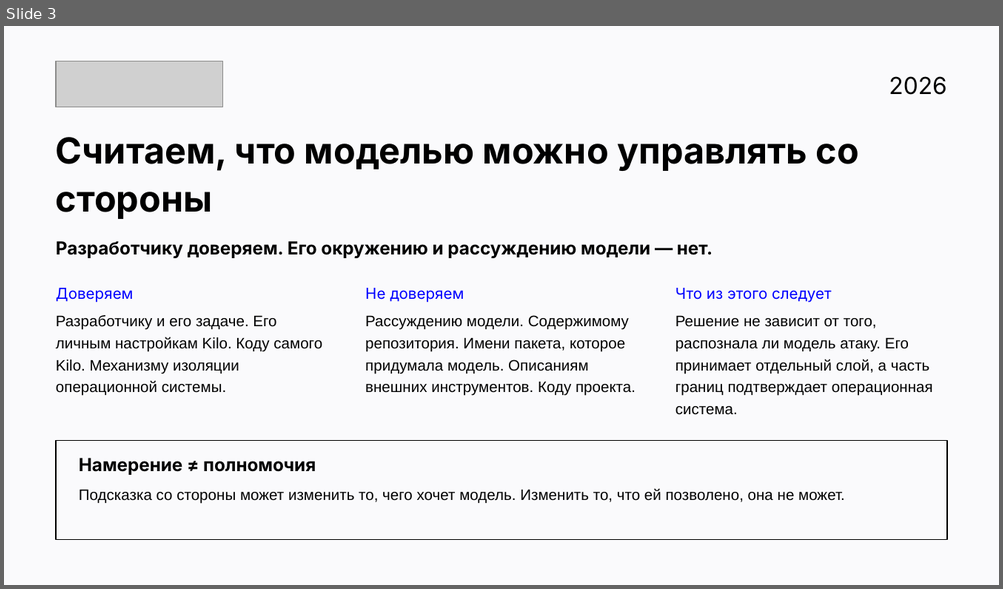
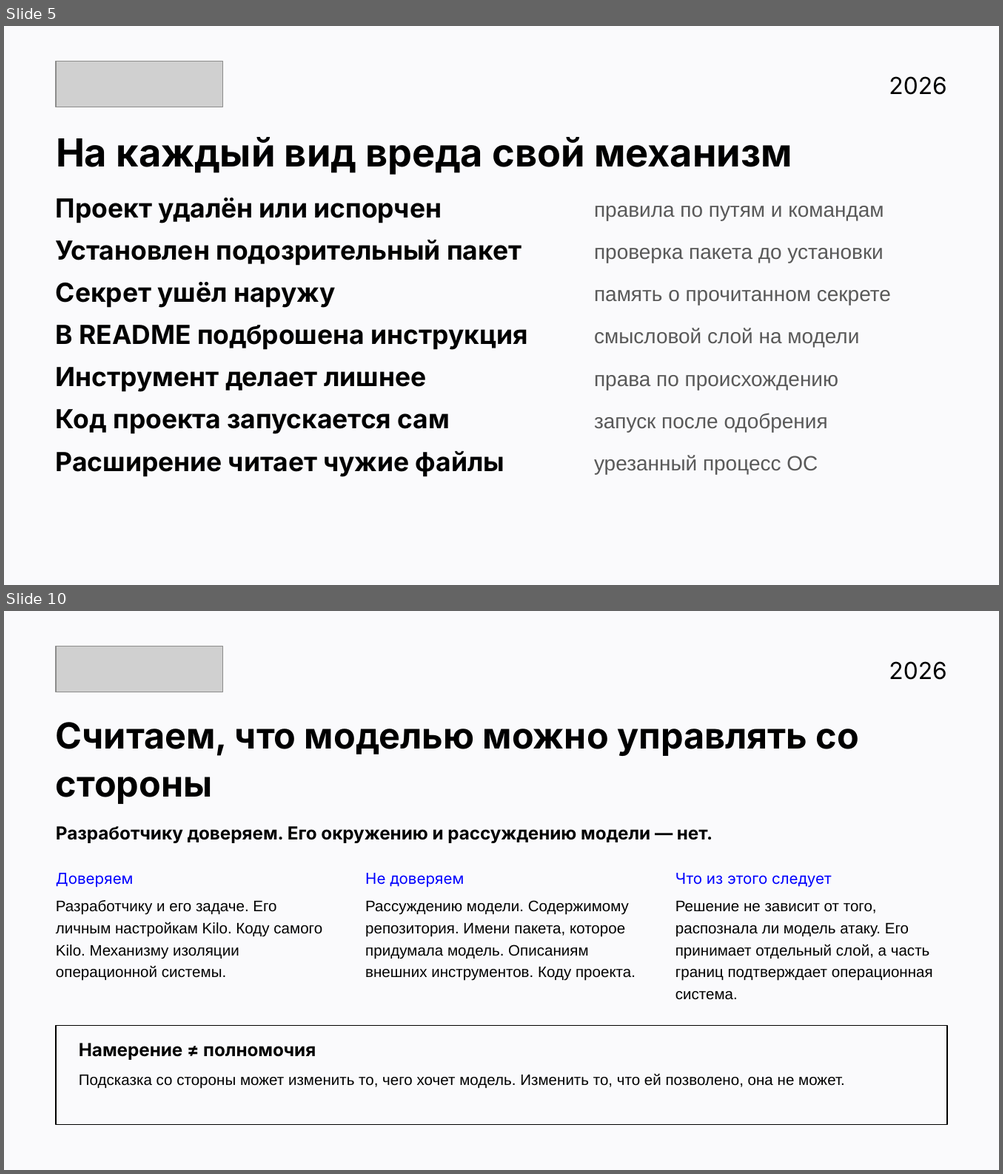
Before and after one commit to v0ropaev/kilocode, a slide deck: submission/Security-Auto-ATH.pptx. Shown one above the other, each under a label of ours: slide 3 before the commit, slides 5 and 10 after it; the slides between them are not shown. The pictures are 1003x589 and 1003x1174 pixels, drawn with LibreOffice and Linux fonts; fonts in the diff are those of the drawing; grey boxes stand for pictures. Boxes give left, top, right and bottom in pixels: in the first picture for what was removed or moved away, otherwise in the second. Text is boxed around its words. In the diff, an @@ line names an element or a change of style, - is before the commit and + after.

```diff
--- a/submission/Security-Auto-ATH.pptx
+++ b/submission/Security-Auto-ATH.pptx
@@ slide 5 added at [4, 26, 999, 585], background #FFFFFF @@
@@ picture added at [56, 61, 223, 107] @@
@@ text added at [888, 76, 946, 95], 17 pt, text #000000 @@
+2026
@@ text added at [56, 137, 791, 175], 28 pt, text #000000, bold @@
+На каждый вид вреда свой механизм
@@ text added at [56, 198, 441, 224], 19 pt, text #000000, bold @@
+Проект удалён или испорчен
@@ text added at [594, 206, 883, 221], 15 pt, text #595959 @@
+правила по путям и командам
@@ text added at [56, 240, 521, 266], 19 pt, text #000000, bold @@
+Установлен подозрительный пакет
@@ text added at [594, 248, 882, 263], 15 pt, text #595959 @@
+проверка пакета до установки
@@ text added at [56, 282, 335, 308], 19 pt, text #000000, bold @@
+Секрет ушёл наружу
@@ text added at [594, 290, 891, 305], 15 pt, text #595959 @@
+память о прочитанном секрете
@@ text added at [56, 325, 527, 350], 19 pt, text #000000, bold @@
+В README подброшена инструкция
@@ text added at [594, 328, 859, 348], 15 pt, text #595959 @@
+смысловой слой на модели
@@ text added at [56, 367, 426, 392], 19 pt, text #000000, bold @@
+Инструмент делает лишнее
@@ text added at [594, 375, 838, 390], 15 pt, text #595959 @@
+права по происхождению
@@ text added at [56, 409, 449, 434], 19 pt, text #000000, bold @@
+Код проекта запускается сам
@@ text added at [594, 413, 828, 432], 15 pt, text #595959 @@
+запуск после одобрения
@@ text added at [56, 452, 504, 477], 19 pt, text #000000, bold @@
+Расширение читает чужие файлы
@@ text added at [594, 455, 817, 474], 15 pt, text #595959 @@
+урезанный процесс ОС
@@ what was slide 3 is now slide 10 @@
```
Also in this commit, not shown: 8 slides changed, 8 other slides added, 4 slides removed, 51 other files.
